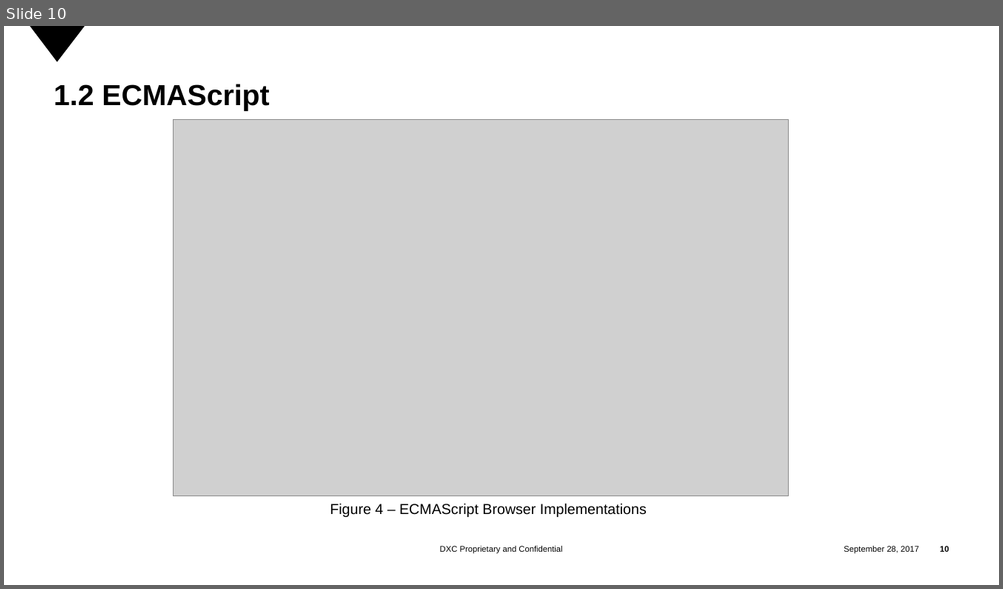
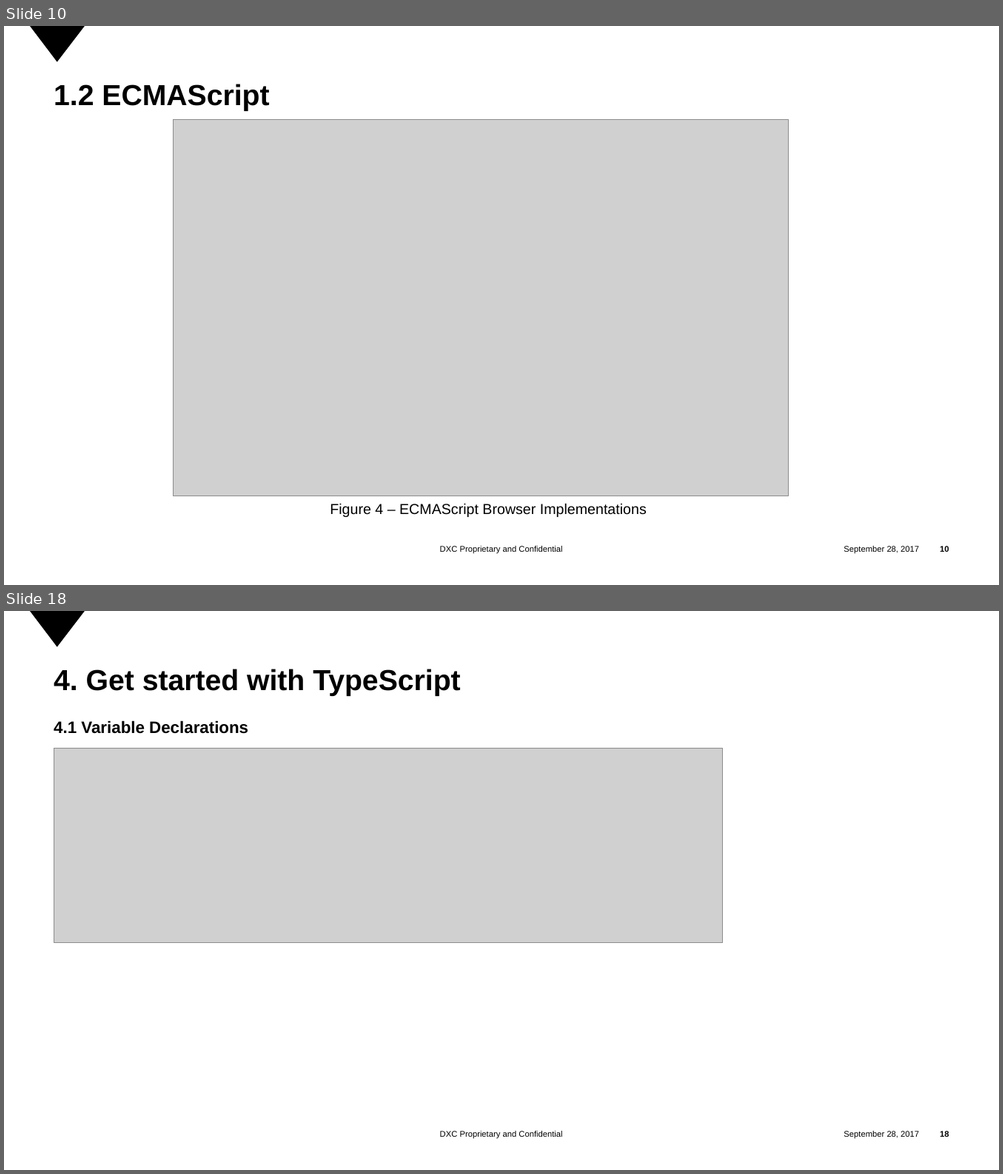
Before and after one commit to tranminhtrong/initial_bat_files, a slide deck: Introduction TypeScript.pptx. Shown one above the other, each under a label of ours: slide 10 before the commit, slides 10 and 18 after it; the slides between them are not shown. The pictures are 1003x589 and 1003x1174 pixels, drawn with LibreOffice and Linux fonts; fonts in the diff are those of the drawing; grey boxes stand for pictures; background and template pictures are left out. Boxes give left, top, right and bottom in pixels: in the first picture for what was removed or moved away, otherwise in the second. Text is boxed around its words. In the diff, an @@ line names an element or a change of style, - is before the commit and + after.

```diff
--- a/Introduction TypeScript.pptx
+++ b/Introduction TypeScript.pptx
@@ slide 18 added at (x1=4, y1=611, x2=999, y2=1170), background #FFFFFF; not listed: 4 template elements that a slide beside it also shows @@
@@ title added at (x1=54, y1=669, x2=460, y2=696), 28 pt, text #000000, bold @@
+4. Get started with TypeScript
@@ text added at (x1=54, y1=721, x2=248, y2=734), 16 pt, text #000000, bold @@
+4.1 Variable Declarations
@@ picture added at (x1=54, y1=749, x2=723, y2=943) @@
```
Also in this commit, not shown: 1 slide changed, 22 other slides added, 1 slide removed, 1 other file.
